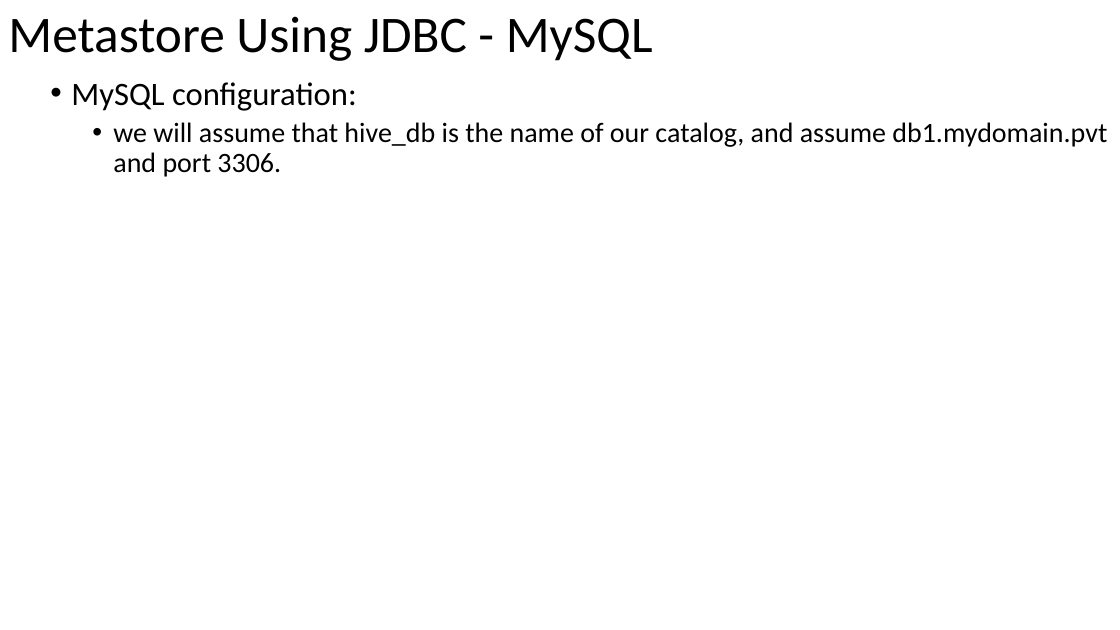
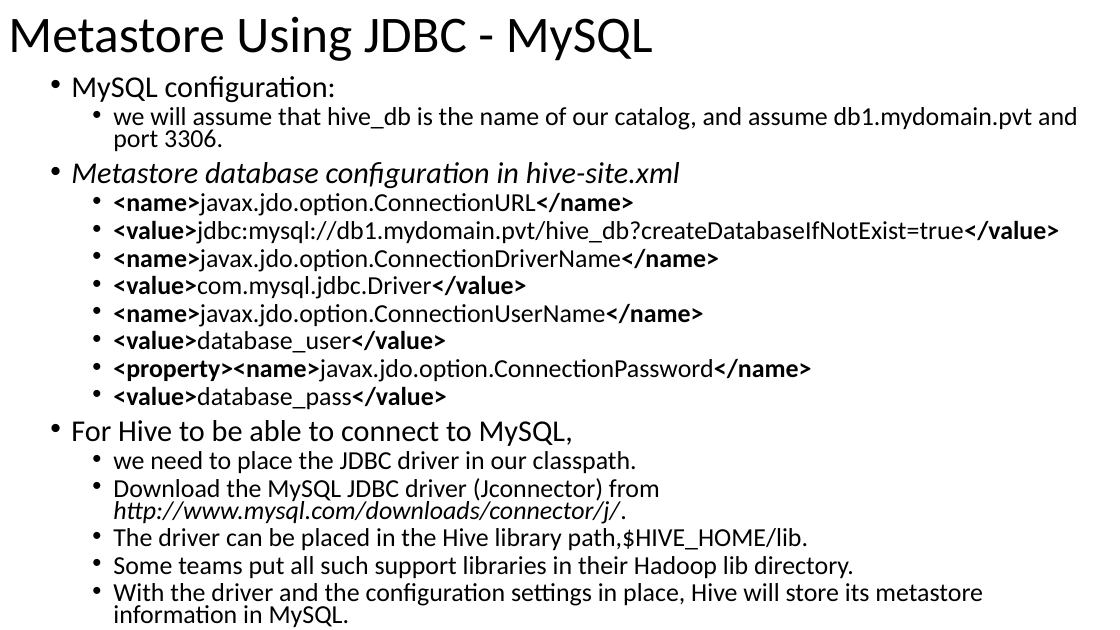
Before and after one commit to email2dorababu/SCALA_Reading, a slide deck: slide 10 of Hive_Def_Guide_mar_2016/Hive_programming_Hive_part1.pptx. Drawn at 1120x630 pixels with LibreOffice and Linux fonts; fonts in the diff are those of the drawing. Boxes give left, top, right and bottom in pixels: in the first picture for what was removed or moved away, otherwise in the second. Text is boxed around its words. In the diff, an @@ line names an element or a change of style, - is before the commit and + after.

```diff
--- a/Hive_Def_Guide_mar_2016/Hive_programming_Hive_part1.pptx
+++ b/Hive_Def_Guide_mar_2016/Hive_programming_Hive_part1.pptx
@@ text at [71, 76, 1078, 152]: size 28 to 25.9 pt in "MySQL configuration:"; size 24 to 22.2 pt in "we will assume that hive_db is the ..."; line spacing 0.9 to 0.7 @@
@@ text at [71, 162, 1059, 628]: paragraphs added @@
+• Metastore database configuration in hive-site.xml
+  • <name>javax.jdo.option.ConnectionURL</name>
+  • <value>jdbc:mysql://db1.mydomain.pvt/hive_db?createDatabaseIfNotExist=true</value>
+  • <name>javax.jdo.option.ConnectionDriverName</name>
+  • <value>com.mysql.jdbc.Driver</value>
+  • <name>javax.jdo.option.ConnectionUserName</name>
+  • <value>database_user</value>
+  • <property><name>javax.jdo.option.ConnectionPassword</name>
+  • <value>database_pass</value>
+• For Hive to be able to connect to MySQL,
+  • we need to place the JDBC driver in our classpath.
+  • Download the MySQL JDBC driver (Jconnector) from http://www.mysql.com/downloads/connector/j/.
+  • The driver can be placed in the Hive library path,$HIVE_HOME/lib.
+  • Some teams put all such support libraries in their Hadoop lib directory.
+  • With the driver and the configuration settings in place, Hive will store its metastore information in MySQL.
```
Also in this commit, not shown: 7 slides added, 1 other file.
